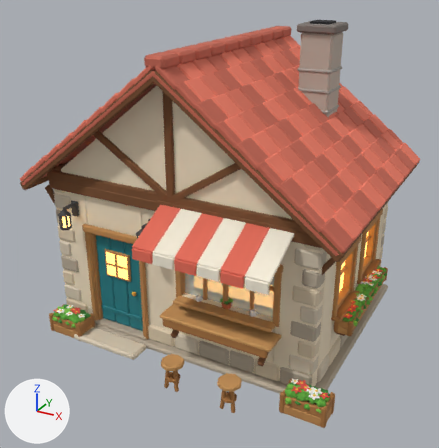
One commit to the glTF model Models/cafe/cafe_exterior.glb: the scene before it, then after it.
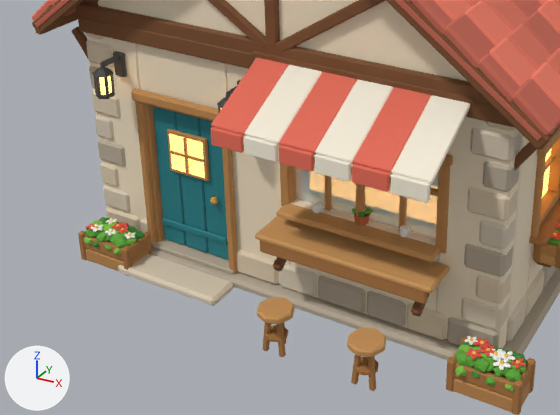
Old and new are each drawn whole from a camera (50 mm lens) standing at (4.36, -8.26, 5.62) and looking at (0.11, -0.53, 1.75) and again close up on the part from 0% to 80% of the width and 38% to 96% of the height. The axes (+X, +Y, +Z) are drawn at lower left. The lights are the same throughout. The first two pictures are the older version. Where no turn or scale is listed for an object, it has been applied to the vertices.

Names of what the first close-up shows: 'cafe_exterior', 'cafe_exterior_roof', 'part_door_leaf'.
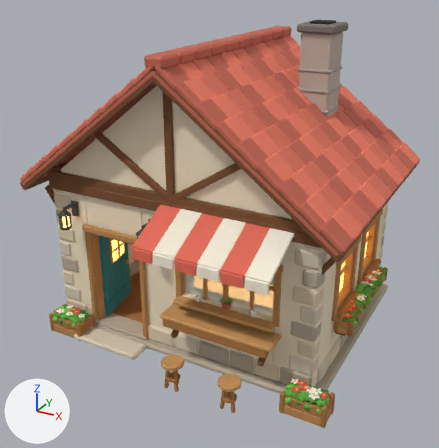
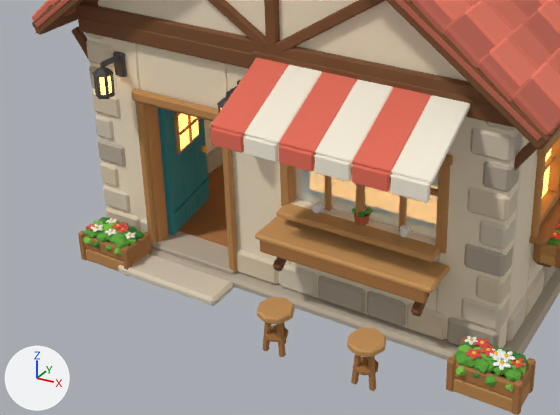
Pixel boxes (x1, y1, x2, y2) of what changed, in the close-ups (560 x 415 px):
```json
{"object": "part_door_leaf", "change": "turned", "before": [153, 106, 229, 260], "after": [158, 108, 210, 235]}
```

Scene script edits in JSON lines:
```json
{"op": "set", "path": "ob_part_door_leaf.rotation_euler", "old": "(0.0, 0.0, 0.0)", "new": "(0.0, 0.0, 1.745)", "note": "degrees (0, 0, 0) -> degrees (0, 0, 100)"}
```
